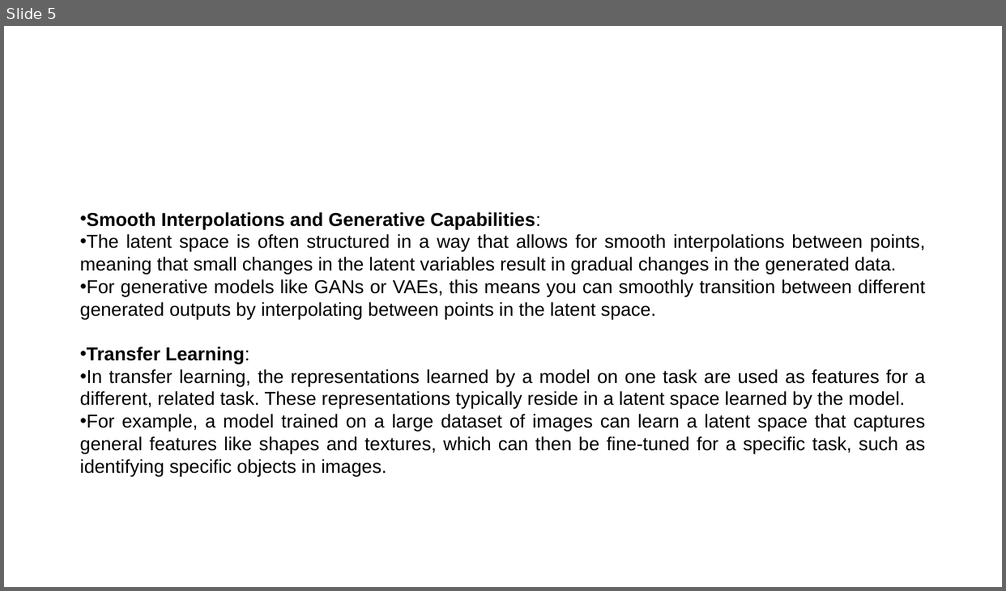
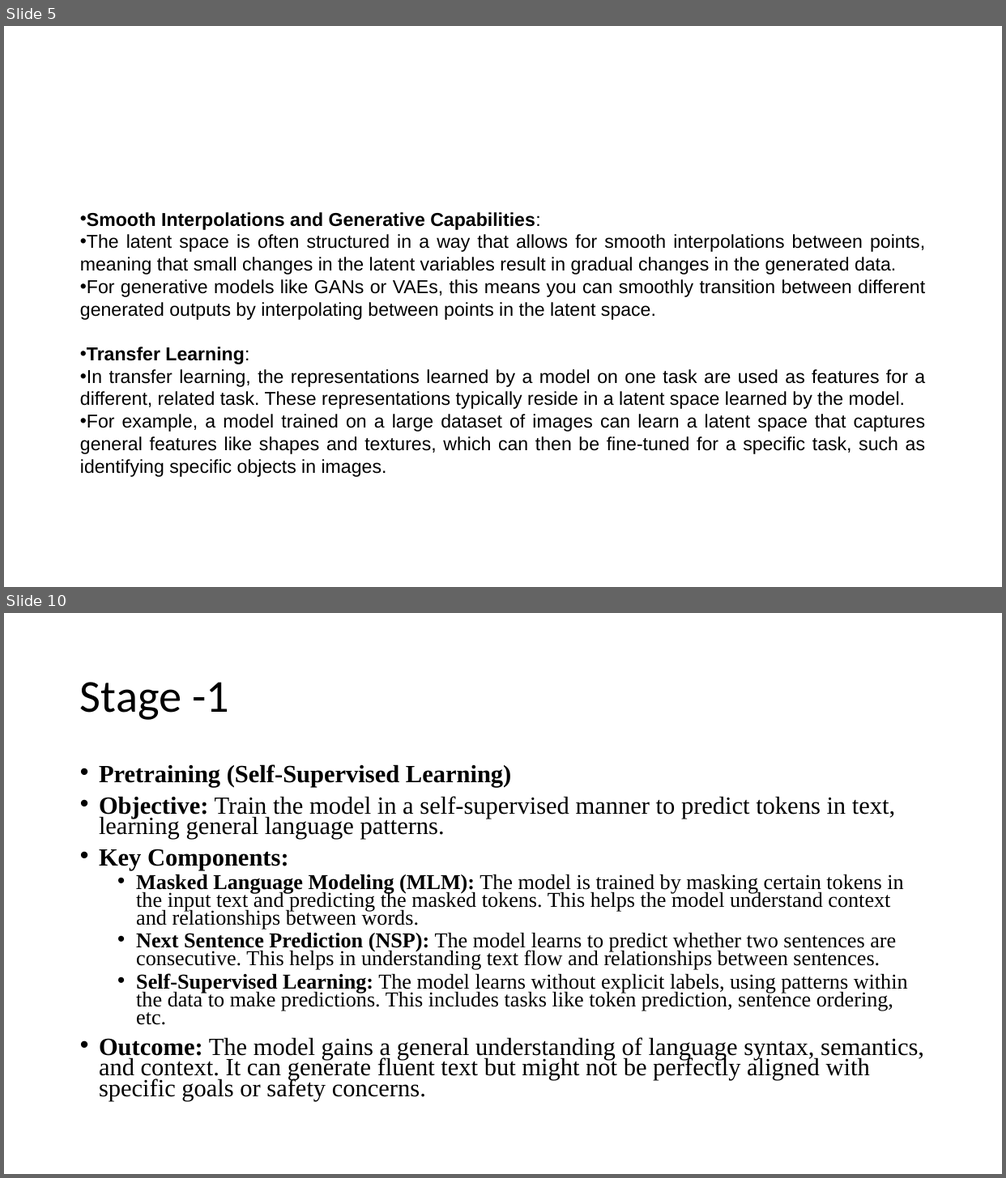
Before and after one commit to basudev2016/genai-dsc-2024, a slide deck: GenAI-2.pptx. Shown one above the other, each under a label of ours: slide 5 before the commit, slides 5 and 10 after it; the slides between them are not shown. The pictures are 1006x591 and 1006x1178 pixels, drawn with LibreOffice and Linux fonts; fonts in the diff are those of the drawing. Boxes give left, top, right and bottom in pixels: in the first picture for what was removed or moved away, otherwise in the second. Text is boxed around its words. In the diff, an @@ line names an element or a change of style, - is before the commit and + after.

```diff
--- a/GenAI-2.pptx
+++ b/GenAI-2.pptx
@@ slide 10 added at bbox=[4, 613, 1002, 1174], background #FFFFFF @@
@@ title added at bbox=[80, 682, 229, 720], 44 pt, text #000000 @@
+Stage -1
@@ text added at bbox=[99, 764, 924, 1101], 20.4 pt, text #000000 @@
+• Pretraining (Self-Supervised Learning)
+• Objective: Train the model in a self-supervised manner to predict tokens in text, learning general language patterns.
+• Key Components:
+  • Masked Language Modeling (MLM): The model is trained by masking certain tokens in the input text and predicting the masked tokens. This helps the model understand context and relationships between words.
+  • Next Sentence Prediction (NSP): The model learns to predict whether two sentences are consecutive. This helps in understanding text flow and relationships between sentences.
+  • Self-Supervised Learning: The model learns without explicit labels, using patterns within the data to make predictions. This includes tasks like token prediction, sentence ordering, etc.
+• Outcome: The model gains a general understanding of language syntax, semantics, and context. It can generate fluent text but might not be perfectly aligned with specific goals or safety concerns.
```
Also in this commit, not shown: 19 other slides added, 2 other files.
